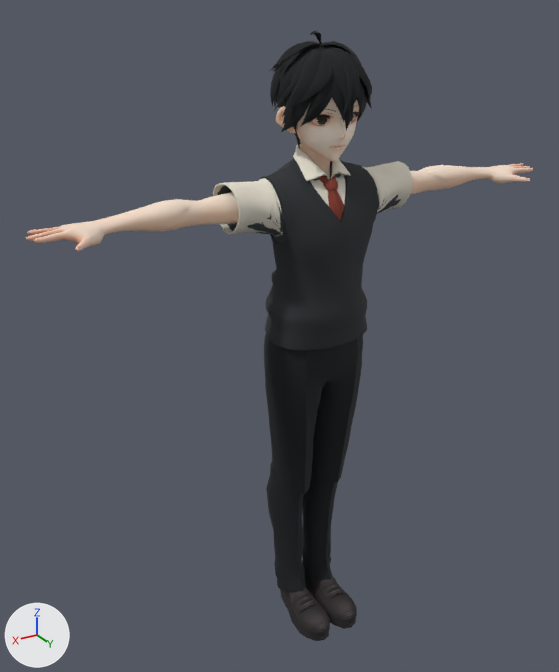
Two versions of the glTF model Web/people/seiko_suit_charcoal.glb, one commit apart.
The view is the same before and after, from a 50 mm lens placed at (1.15, 1.729, 1.868), pointed at (0.074, -0.064, 0.971). The lights are fixed; the arrows at lower left show +X, +Y and +Z. The picture after the commit comes second. Vertices at exactly the same position are counted once.

Script lines for the objects in view, before the commit:
```python
ob_body_baked = bpy.data.objects.new('Body.baked', me_body_baked)
ob_body_baked.location = (0.0, 0.0, 0.0)
ob_face_baked = bpy.data.objects.new('Face.baked', me_face_baked)
ob_face_baked.location = (0.0, 0.0, 0.0)
ob_hair001_baked = bpy.data.objects.new('Hair001.baked', me_hair001_baked)
ob_hair001_baked.location = (0.0, 0.0, 0.0)
```
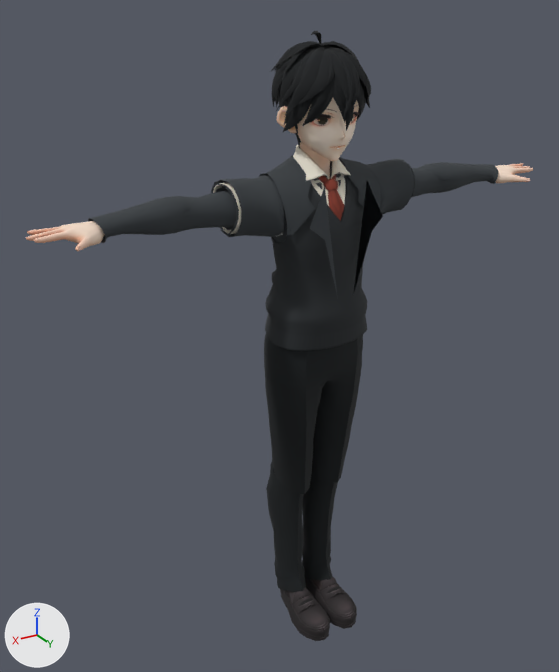
Where the change shows, as pixel boxes [x1, y1, x2, y2] in the pictures (559 x 672 px):
'Body.baked', reshaped (7% taller): before [25, 139, 533, 641]; after [25, 104, 533, 641]
part 1 of me_body_baked, added: after [88, 156, 498, 298]

The edits, one by one:
Material 'SalaryMan tailored jacket / lapels' (mat_salaryman_tailored_jacket___lapels) is new.
Its base color is (0.0467, 0.0551, 0.0624) (dark grey #3d4247).
Its roughness is 0.85.
Material 'SalaryMan tailored jacket / sleeves' (mat_salaryman_tailored_jacket___sleeves) is new.
Its base color is (0.0395, 0.0467, 0.0529) (dark grey #383d41).
Its roughness is 0.92.
me_body_baked is used by ob_body_baked; location (0.0, 0.0, 0.0).
me_body_baked had 6162 vertices, 12008 faces and spanned x -0.78..0.78, y -0.11..0.18, z 0.0..1.75.
me_body_baked now has 7546 vertices, 14268 faces and spans x -0.78..0.78, y -0.11..0.18, z 0.0..1.75.
me_body_baked part 1: 1384 vertices added at x -0.63..0.63, y -0.08..0.16, z 1.15..1.5.
me_body_baked gains material mat_salaryman_tailored_jacket___sleeves (dark grey #383d41).
me_body_baked gains material mat_salaryman_tailored_jacket___lapels (dark grey #3d4247).
